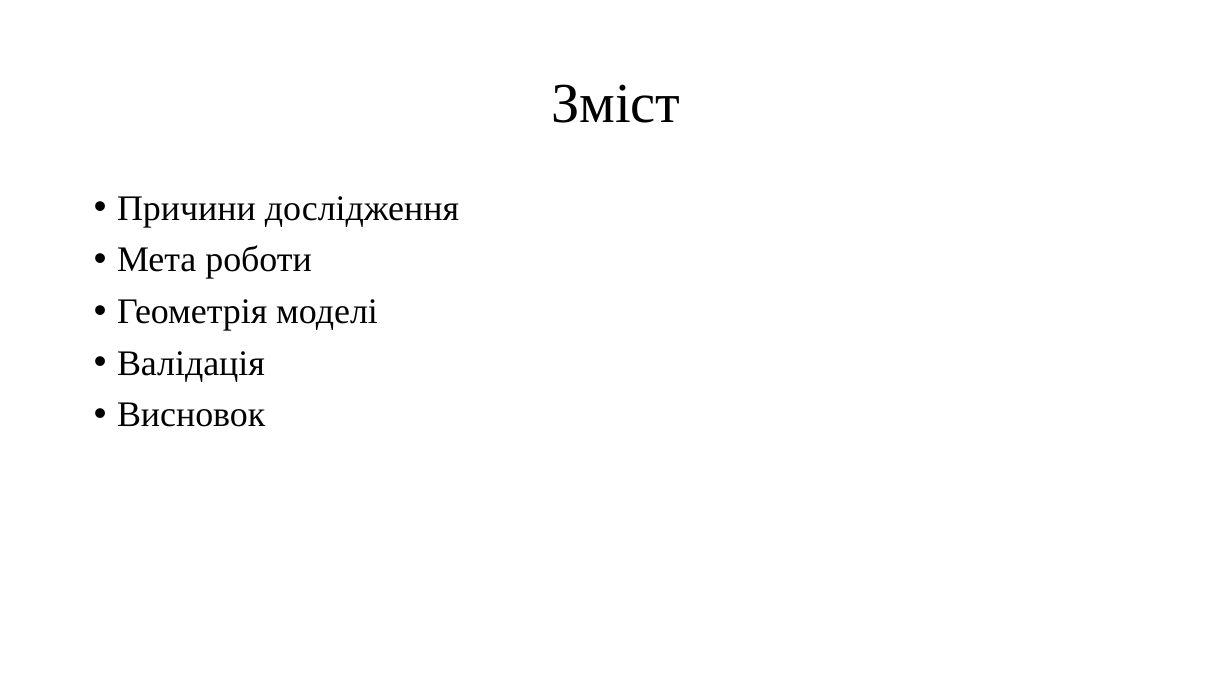
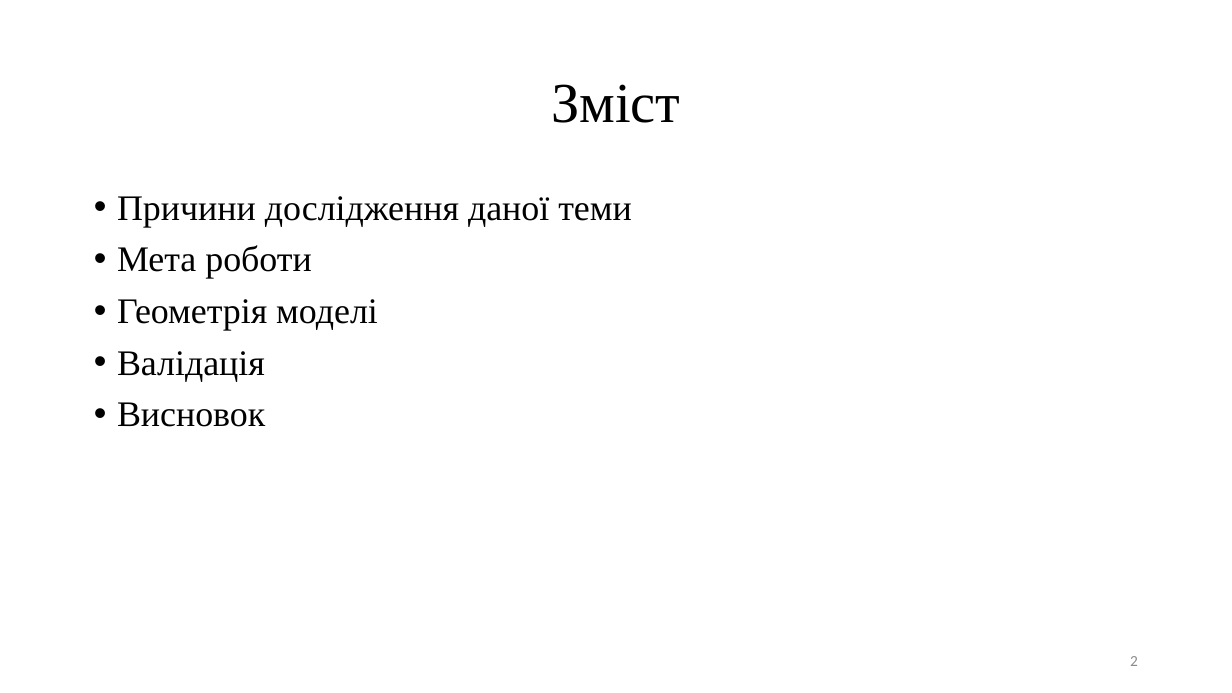
Before and after one commit to npd2020/diploms, a slide deck: slide 2 of a.mulyar/GW/Звіт/Муляр Андрій.pptx. Drawn at 1232x693 pixels with LibreOffice and Linux fonts; fonts in the diff are those of the drawing. Boxes give left, top, right and bottom in pixels: in the first picture for what was removed or moved away, otherwise in the second. Text is boxed around its words. In the diff, an @@ line names an element or a change of style, - is before the commit and + after.

```diff
--- a/a.mulyar/GW/Звіт/Муляр Андрій.pptx
+++ b/a.mulyar/GW/Звіт/Муляр Андрій.pptx
@@ text at [117, 196, 632, 227]: text changed @@
-• Причини дослідження
+• Причини дослідження даної теми
@@ page number added at [1130, 656, 1138, 666], 12 pt, text #8C8C8C @@
+2
```
Also in this commit, not shown: 6 other slides changed.
